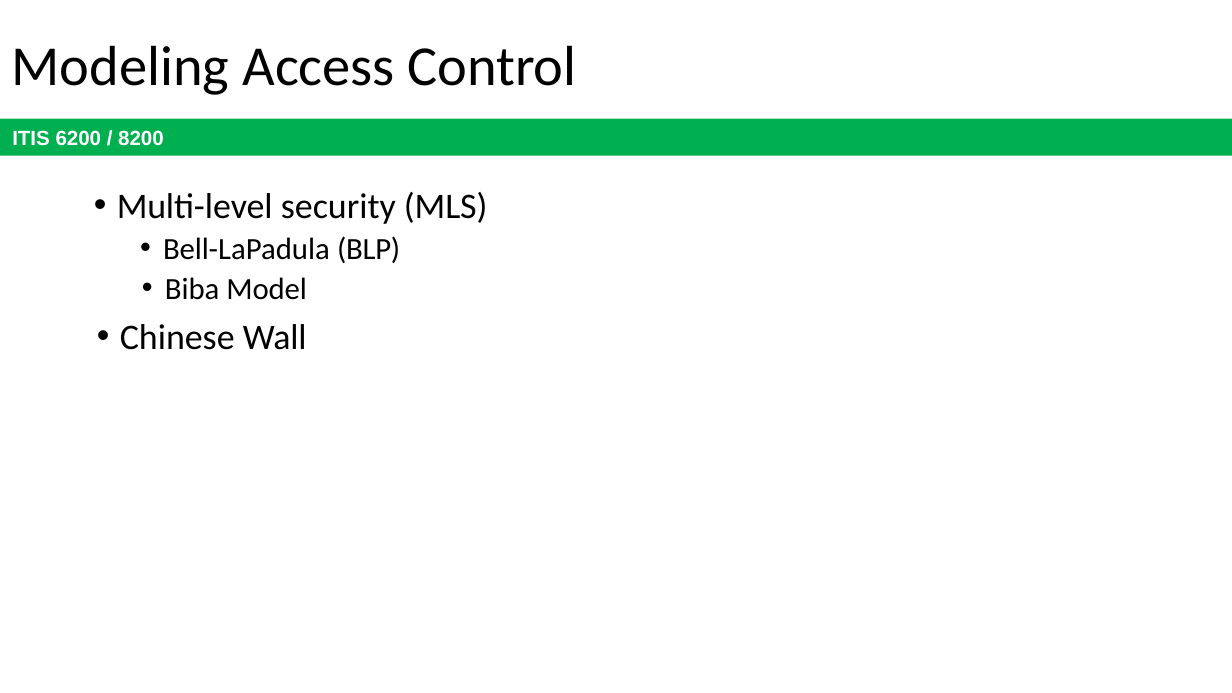
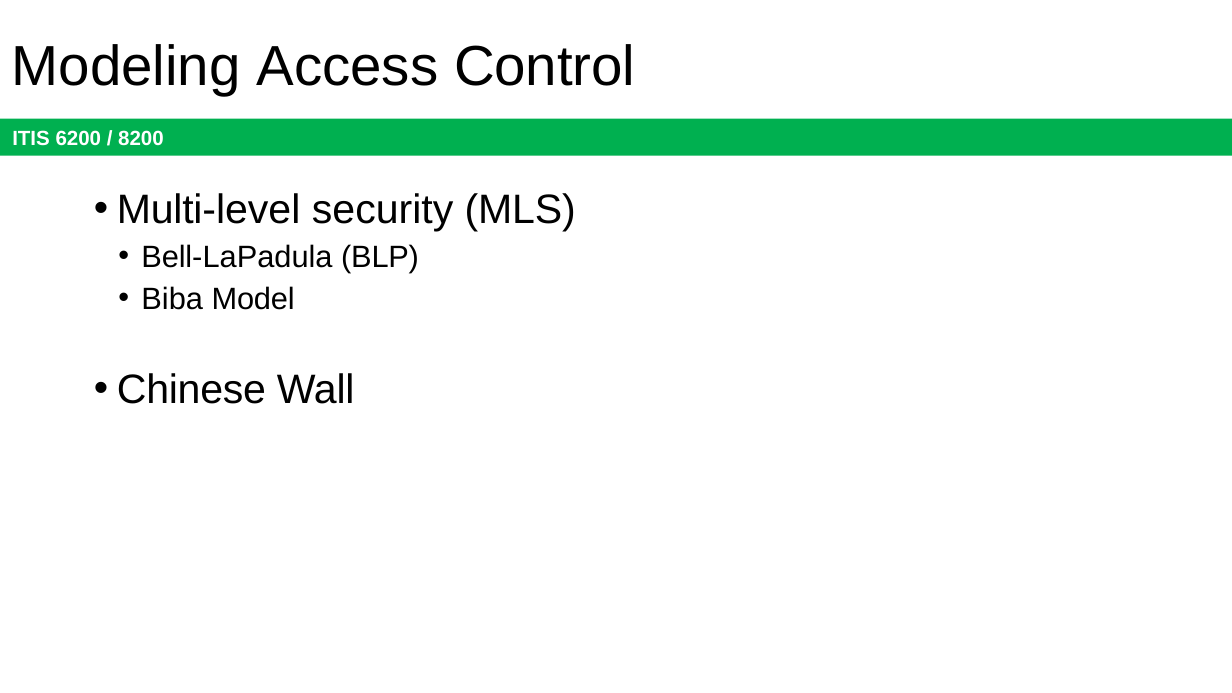
Before and after one commit to jx5c/github.io, a slide deck: slide 27 of teaching/ITIS6200/2023fa/lectures/lec09.pptx. Drawn at 1232x693 pixels with LibreOffice and Linux fonts; fonts in the diff are those of the drawing. Boxes give left, top, right and bottom in pixels: in the first picture for what was removed or moved away, otherwise in the second. Text is boxed around its words. In the diff, an @@ line names an element or a change of style, - is before the commit and + after.

```diff
--- a/teaching/ITIS6200/2023fa/lectures/lec09.pptx
+++ b/teaching/ITIS6200/2023fa/lectures/lec09.pptx
@@ title "Modeling Access Control" at (12,44,635,95): font Calibri to Arial @@
@@ text "Multi-level security (MLS)" at (117,193,576,404): size 21 to 24 pt in "Multi-level security (MLS)", "Chinese Wall"; font Calibri to Arial; letter spacing 0 to -0.1 pt in "Chinese"; indent changed; more space between paragraphs; alignment right to left; less space between paragraphs @@
```
Also in this commit, not shown: 29 other slides changed, 1 slide added, 1 slide removed.
